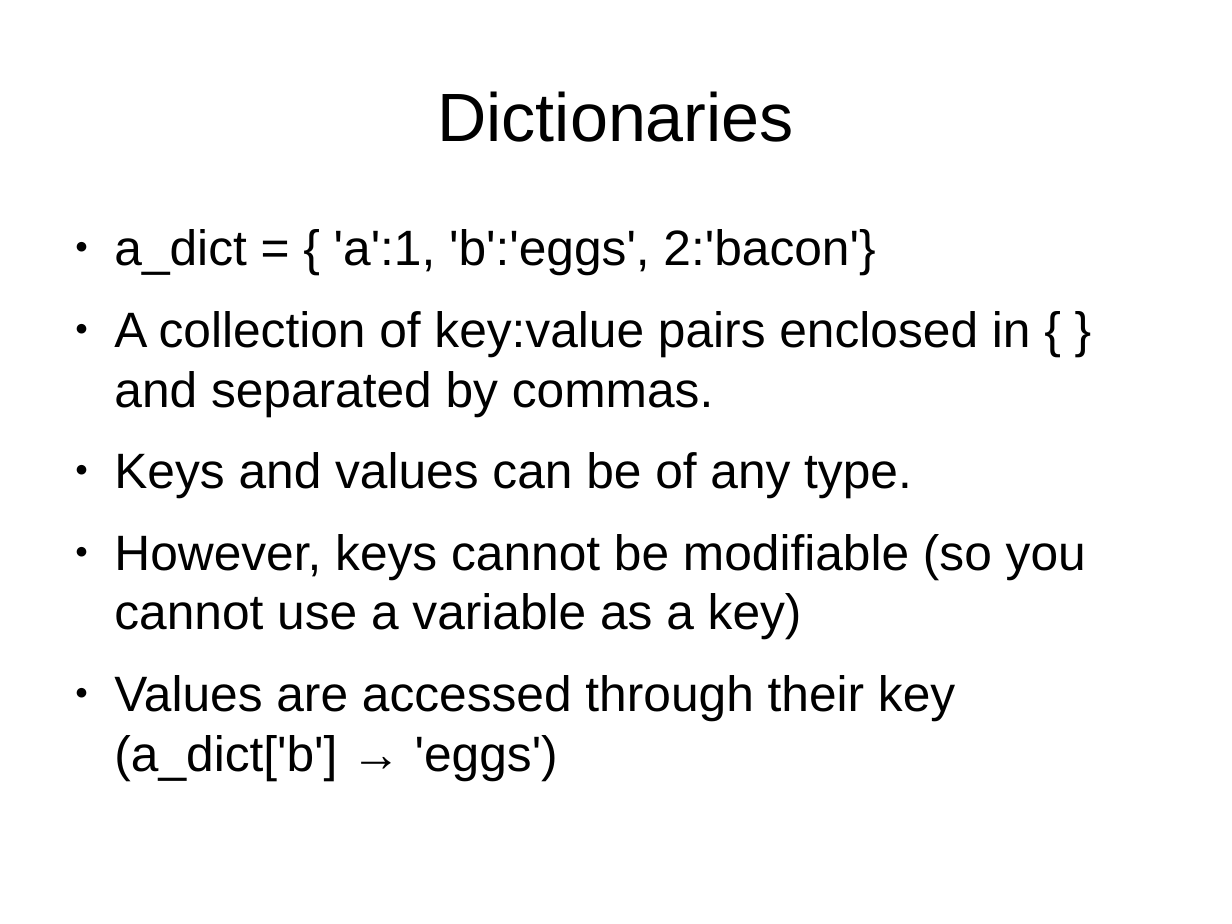
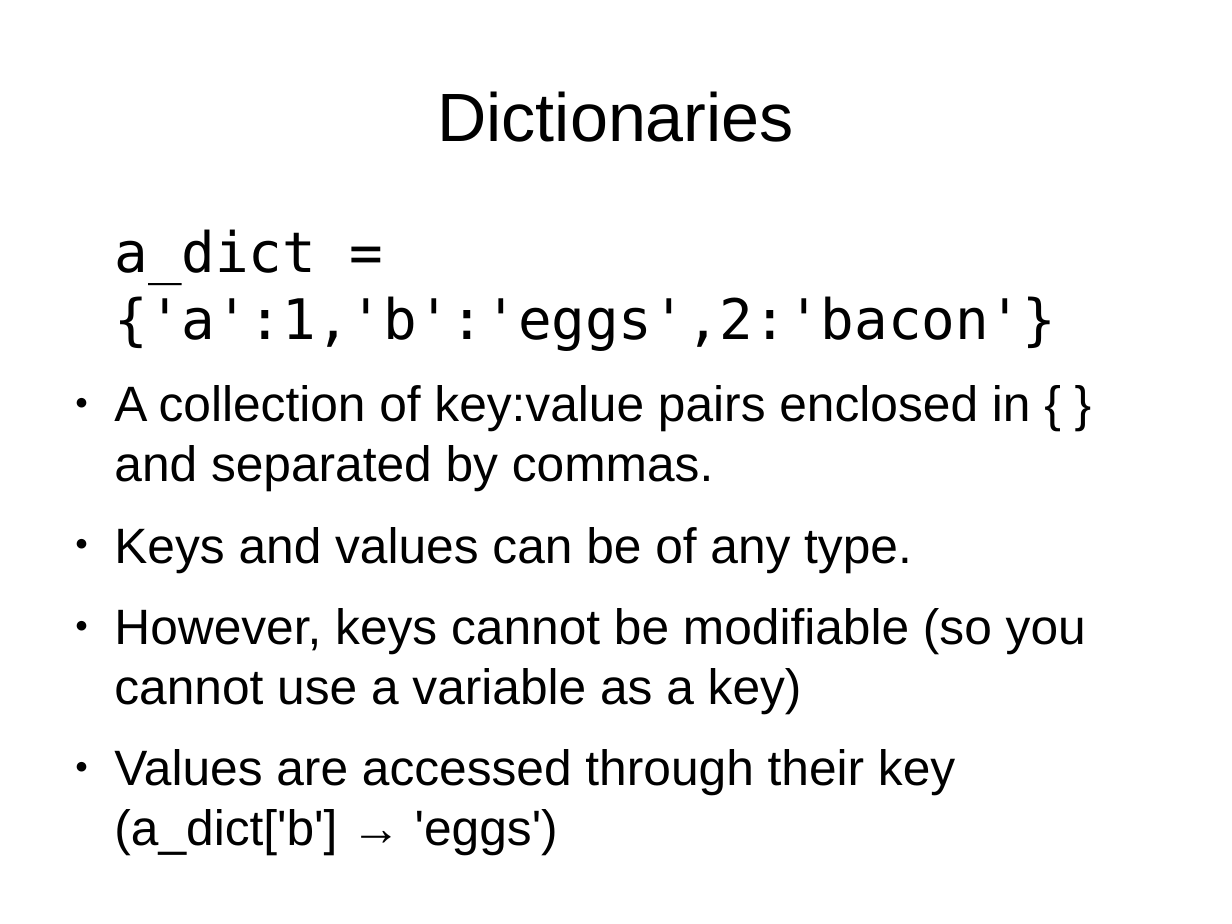
Before and after one commit to bradfordbarr/HacDC-Intro-to-Programming, a slide deck: slide 11 of class_2/class_2.odp. Drawn at 1232x924 pixels with LibreOffice and Linux fonts; fonts in the diff are those of the drawing. Boxes give left, top, right and bottom in pixels: in the first picture for what was removed or moved away, otherwise in the second. Text is boxed around its words. In the diff, an @@ line names an element or a change of style, - is before the commit and + after.

```diff
--- a/class_2/class_2.odp
+++ b/class_2/class_2.odp
@@ text at (114,229,1056,350): text changed; size 32 to 36 pt; font Arial to DejaVu Sans Mono @@
-● a_dict = { 'a':1, 'b':'eggs', 2:'bacon'}
+a_dict = {'a':1,'b':'eggs',2:'bacon'}
```
Also in this commit, not shown: 2 other slides changed, 8 slides added, 2 slides removed, 1 other file.
